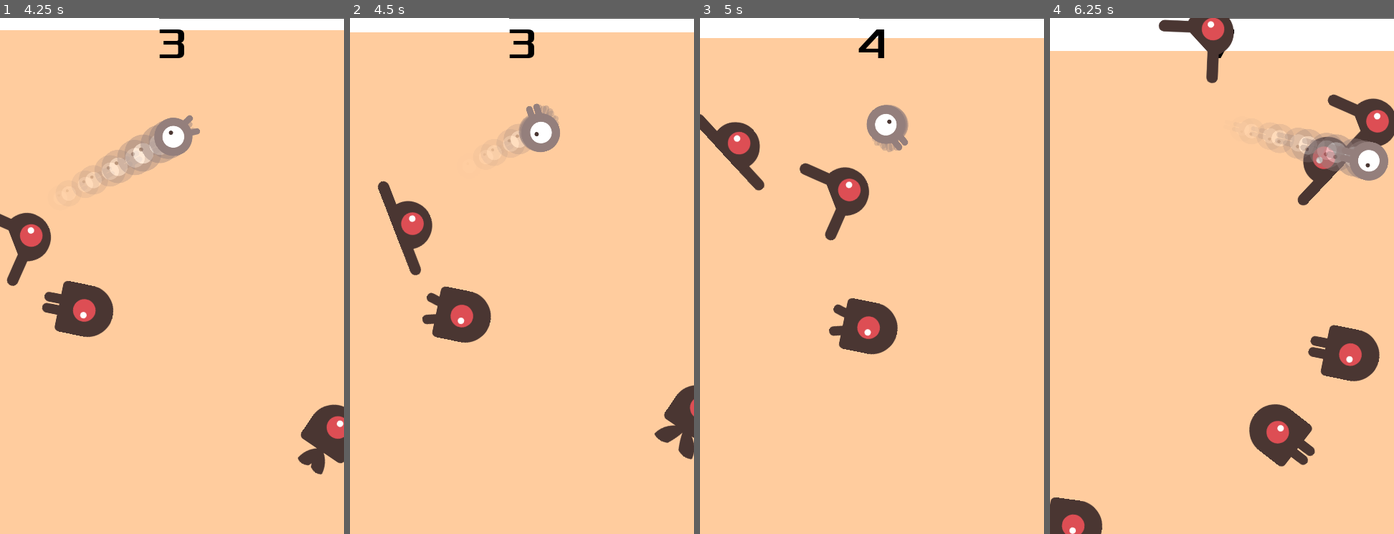
Above: before the commit, frames 1-4 (left to right).
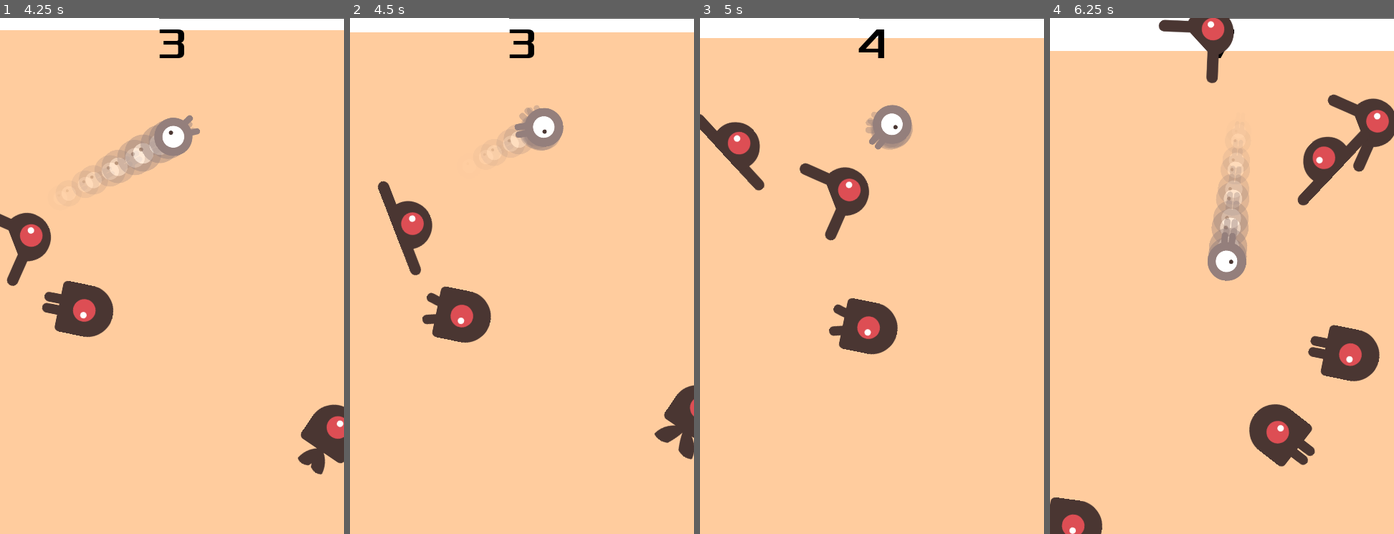
Above: after the commit, the same moments.

Repository: PaulThomasRowe/boba-tea-wizardry
Game: Godot game, scene res://main.tscn
The game is run twice, just before and just after one commit, with the same random seed, the same clock (stepped at 60 frames per second) and the same inputs.
Inputs:
- Up to frame 1 (4.25 s): click "Start" at 0.5 s; tap Enter at 1.25 s; hold D (move_right) 1.28-2.03 s; tap F (test_immunity, bound only after the commit) at 1.35, 2.3, 2.85, 3.8 s; tap G (test_speed, bound only after the commit) at 1.55, 2.1, 3.05, 3.6 s; hold S (move_down) 2.03-2.78 s; hold D (move_right) 2.78-3.53 s; hold W (move_up) from 3.53 s (still down)
- Up to frame 2 (4.5 s): release W (move_up) at 4.28 s; hold A (move_left) from 4.28 s (still down); tap F (test_immunity, bound only after the commit) at 4.35 s
- Up to frame 3 (5 s): keep holding A (move_left); tap G (test_speed, bound only after the commit) at 4.55 s
- Up to frame 4 (6.25 s): tap G (test_speed, bound only after the commit) at 5.1, 6.05 s; tap F (test_immunity, bound only after the commit) at 5.3, 5.85 s; release A (move_left) at 5.78 s; hold S (move_down) from 5.78 s (still down)

Frame 1 is identical in both runs. In frame 2, 0.5% of the frame differs, in the area x 47-63%, y 16-26%; in frame 3, 0.5%; in frame 4, 4.2%, in the area x 45-99%, y 20-51%.

Commit message:
issue #28: fixes player immunity to properly restore player movement

Diff:
--- a/player.gd
+++ b/player.gd
@@ -72,6 +72,9 @@
 func grant_immunity():
 	player_immune = true
 	print("Immunity granted for " + str(player_immunity_time) + " seconds!")
+	if player_base_movement_modifier >  player_movement_modifier:
+		print("Immunity granted so restoring player movement!")
+		player_movement_modifier = player_base_movement_modifier
 	await get_tree().create_timer(player_immunity_time).timeout
 	player_immune = false
 	print("Immunity finished!")
@@ -85,8 +88,8 @@
 
 # This function determines what happens if the player collides with
 func _on_body_entered(_body):
-	print("Player speed reduced because of collision!")
 	if not player_immune:
+		print("Player speed reduced because of collision!")
 		player_movement_modifier = player_slowdown_modifier * player_base_movement_modifier
 	"""
 	Old code that kills the player
@@ -98,5 +101,6 @@
 
 func _on_body_exited(_body):
 	# Reset player movement back to normal
-	player_movement_modifier = player_base_movement_modifier
-	print("Player speed restored because of exiting collision!")
+	if not player_immune:
+		player_movement_modifier = player_base_movement_modifier
+		print("Player speed restored because of exiting collision!")
--- a/project.godot
+++ b/project.godot
@@ -70,6 +70,16 @@
 , Object(InputEventKey,"resource_local_to_scene":false,"resource_name":"","device":0,"window_id":0,"alt_pressed":false,"shift_pressed":false,"ctrl_pressed":false,"meta_pressed":false,"pressed":false,"keycode":0,"physical_keycode":32,"key_label":0,"unicode":0,"location":0,"echo":false,"script":null)
 ]
 }
+test_immunity={
+"deadzone": 0.5,
+"events": [Object(InputEventKey,"resource_local_to_scene":false,"resource_name":"","device":-1,"window_id":0,"alt_pressed":false,"shift_pressed":false,"ctrl_pressed":false,"meta_pressed":false,"pressed":false,"keycode":0,"physical_keycode":70,"key_label":0,"unicode":102,"location":0,"echo":false,"script":null)
+]
+}
+test_speed={
+"deadzone": 0.5,
+"events": [Object(InputEventKey,"resource_local_to_scene":false,"resource_name":"","device":-1,"window_id":0,"alt_pressed":false,"shift_pressed":false,"ctrl_pressed":false,"meta_pressed":false,"pressed":false,"keycode":0,"physical_keycode":71,"key_label":0,"unicode":103,"location":0,"echo":false,"script":null)
+]
+}
 
 [rendering]
 
